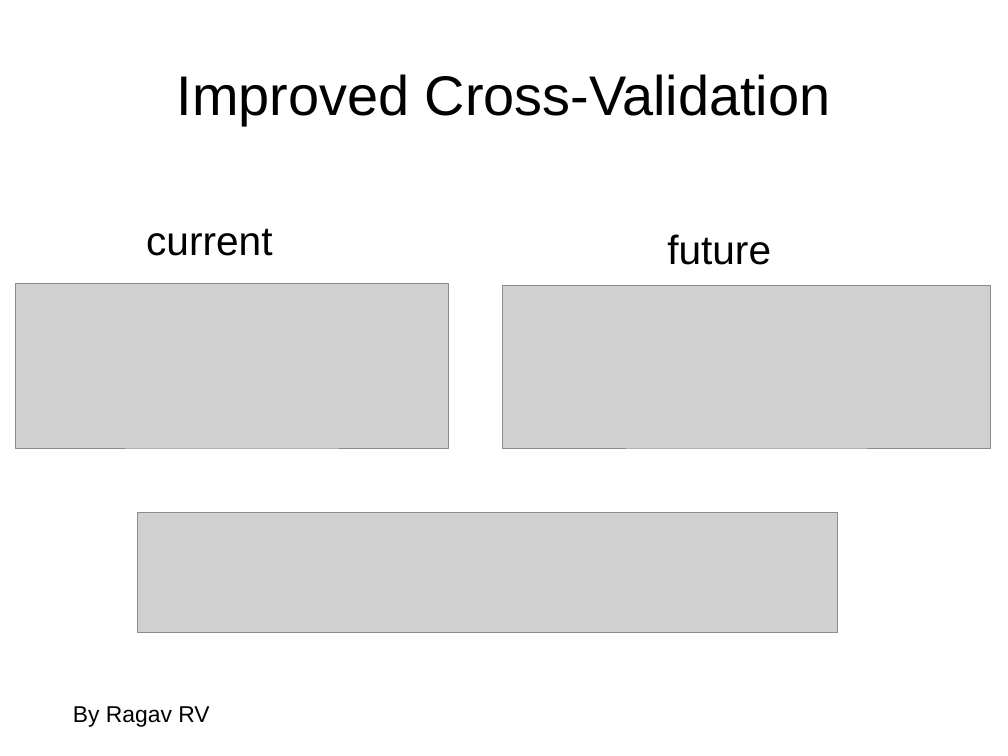
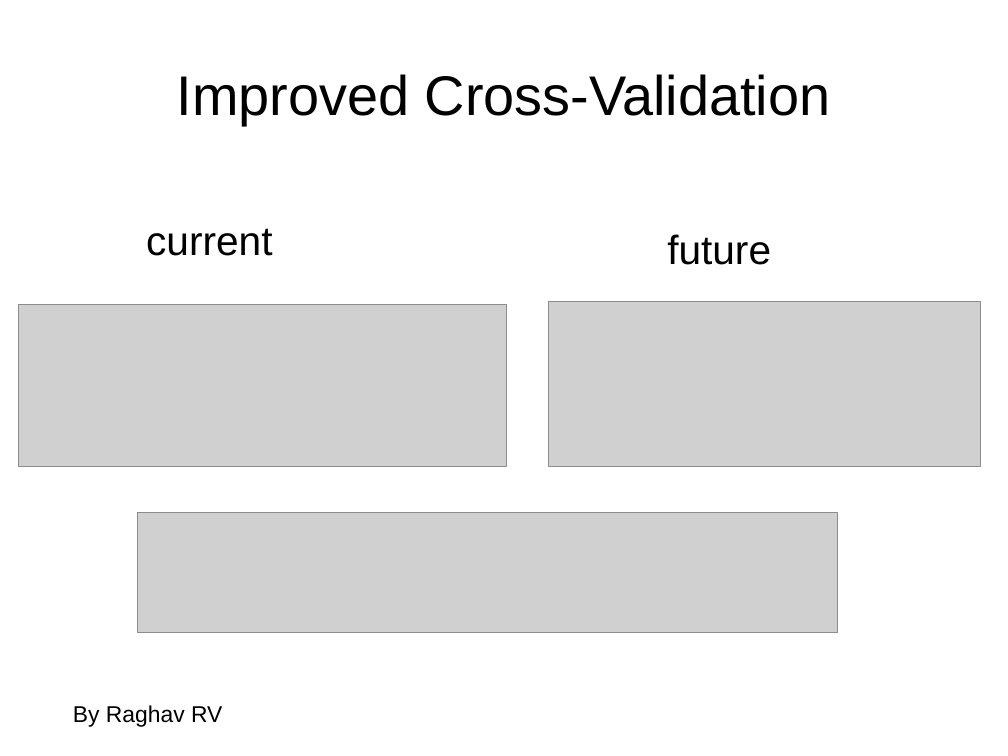
Before and after one commit to amueller/talks_odt, a slide deck: slide 13 of pydata-nyc-2015-new-project-features.odp (slide 14 before the commit). Drawn at 1008x756 pixels with LibreOffice and Linux fonts; fonts in the diff are those of the drawing; grey boxes stand for pictures. Boxes give left, top, right and bottom in pixels: in the first picture for what was removed or moved away, otherwise in the second. Text is boxed around its words. In the diff, an @@ line names an element or a change of style, - is before the commit and + after.

```diff
--- a/pydata-nyc-2015-new-project-features.odp
+++ b/pydata-nyc-2015-new-project-features.odp
@@ picture: place and size @@
-picture at bbox=[16, 284, 448, 448]
+picture at bbox=[18, 305, 507, 466]
@@ picture: place and size @@
-picture at bbox=[503, 286, 992, 448]
+picture at bbox=[549, 302, 981, 466]
@@ text at bbox=[73, 705, 222, 727]: text changed @@
-By Ragav RV
+By Raghav RV
```
Also in this commit, not shown: 1 slide removed, 4 other files.
